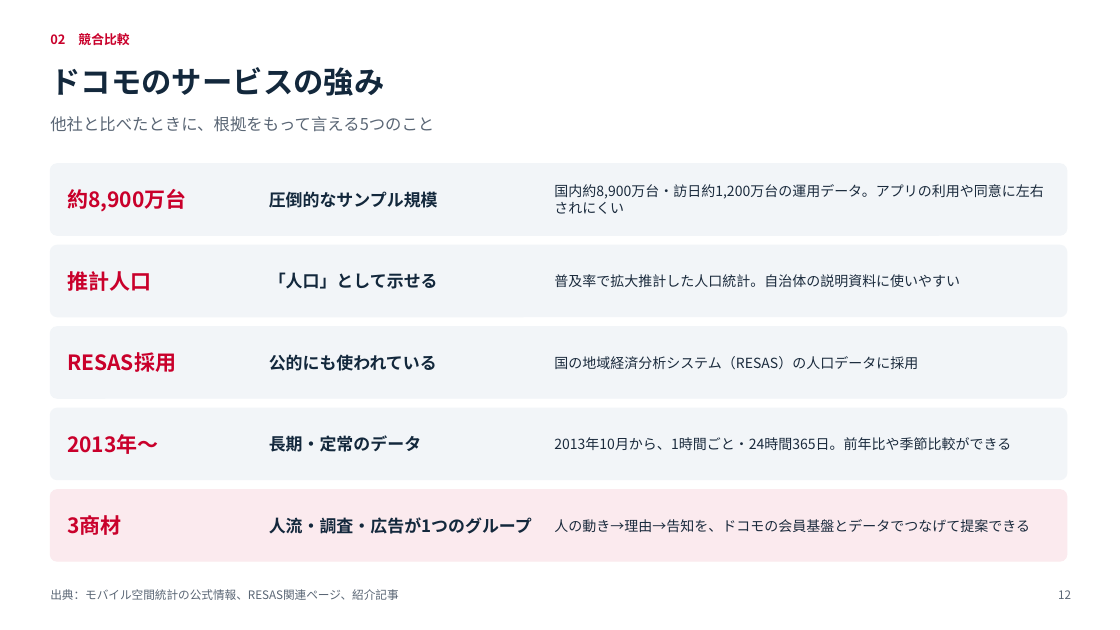
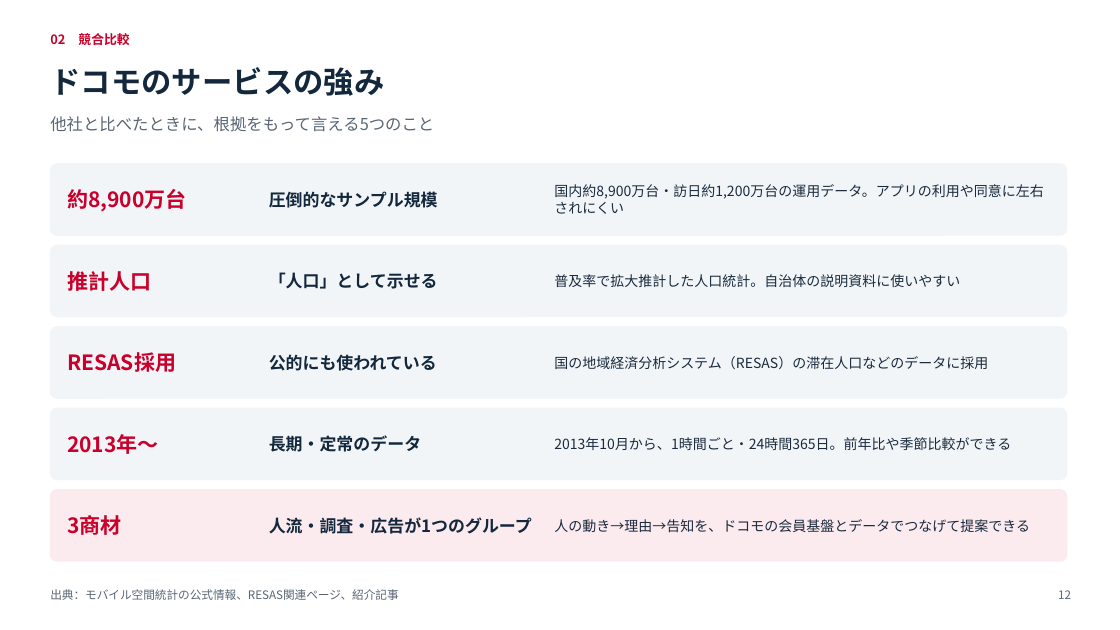
Before and after one commit to ftrugby04-beep/tatsupot, a slide deck: slide 12 of docs/sales/事例調査レポート_提案から契約まで.pptx. Drawn at 1120x630 pixels with LibreOffice and Linux fonts; fonts in the diff are those of the drawing. Boxes give left, top, right and bottom in pixels: in the first picture for what was removed or moved away, otherwise in the second. Text is boxed around its words. In the diff, an @@ line names an element or a change of style, - is before the commit and + after.

```diff
--- a/docs/sales/事例調査レポート_提案から契約まで.pptx
+++ b/docs/sales/事例調査レポート_提案から契約まで.pptx
@@ text at (x1=554, y1=356, x2=988, y2=369): text changed @@
-国の地域経済分析システム（RESAS）の人口データに採用
+国の地域経済分析システム（RESAS）の滞在人口などのデータに採用
```
Also in this commit, not shown: 8 other slides changed, 5 other files.
